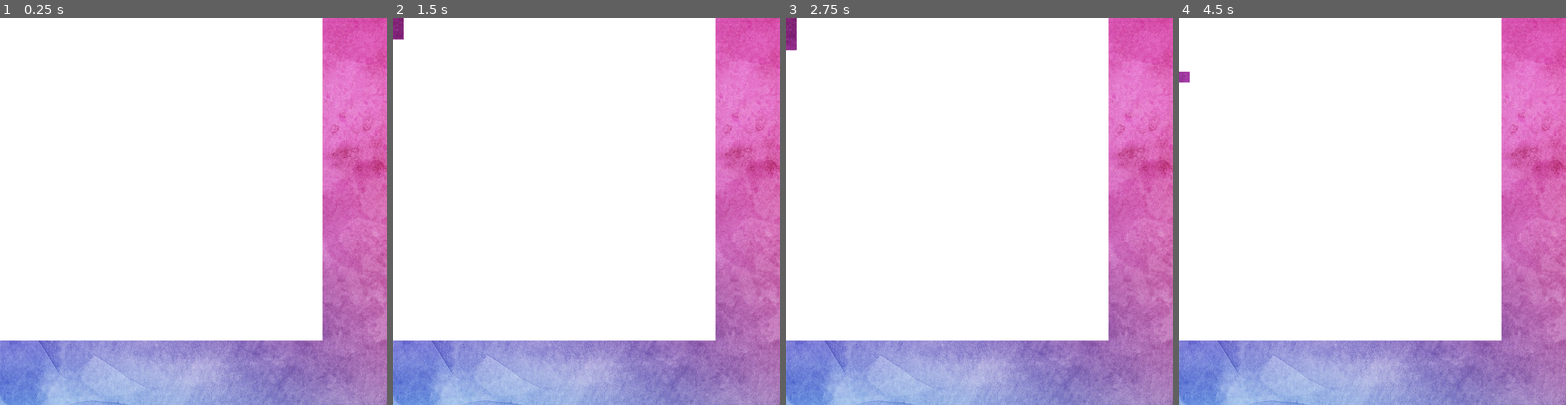
Above: before the commit, frames 1-4 (left to right).
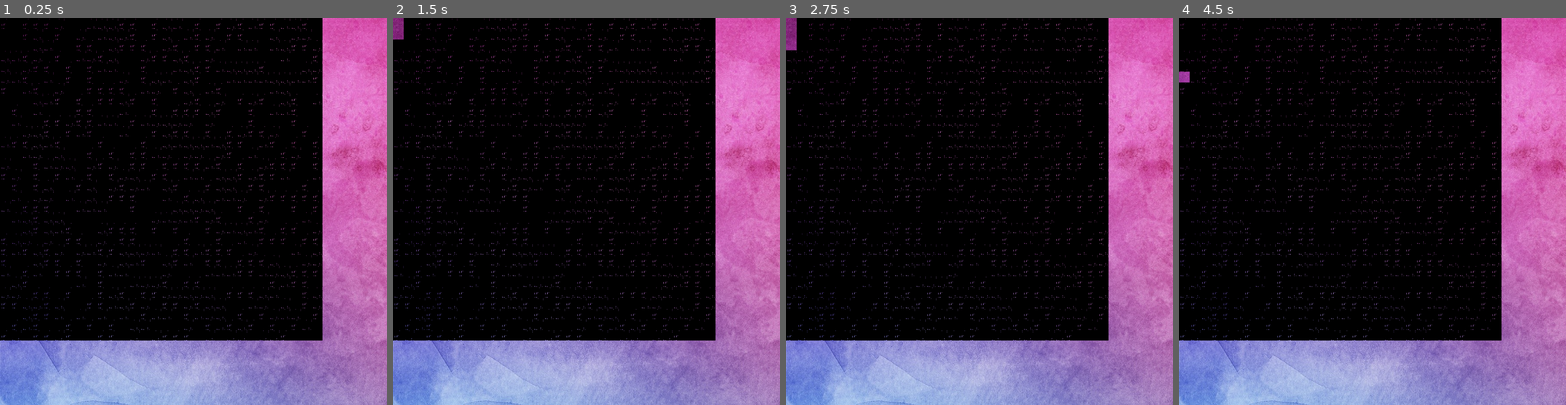
Above: after the commit, the same moments.

Repository: andymjchang/TXGJ_2022
Game: Godot game, scene res://Scenes/Main.tscn
The game is run twice, just before and just after one commit, with the same random seed, the same clock (stepped at 60 frames per second) and the same inputs.
Inputs (mouse positions are in pixels of both pictures, inside the frame that each line leads up to):
- Up to frame 1 (0.25 s): no input
- Up to frame 2 (1.5 s): tap Enter at 0.5 s; move the mouse to (396, 21) at 0.52 s; press the mouse at (396, 21) at 0.53 s; tap Space at 1.25 s; move the mouse to (396, 33) at 1.27 s; release the mouse at (396, 33) at 1.28 s; click (396, 33) at 1.35 s
- Up to frame 3 (2.75 s): tap Enter at 2 s; move the mouse to (789, 45) at 2.02 s; press the mouse at (789, 45) at 2.03 s
- Up to frame 4 (4.5 s): tap Space at 2.75 s; move the mouse to (1182, 56) at 2.77 s; release the mouse at (1182, 56) at 2.78 s; click (1182, 56) at 2.85 s; tap Enter at 3.5 s; move the mouse to (1182, 64) at 3.52 s; press the mouse at (1182, 64) at 3.53 s; tap Escape (ui_cancel) at 4.15 s; move the mouse to (1182, 76) at 4.27 s; release the mouse at (1182, 76) at 4.28 s; click (1182, 76) at 4.35 s

The runs differ from the first frame. In frame 1, 70% of the frame differs, in the area x 0-84%, y 0-84%; in frame 2, 69%; in frame 3, 69%; in frame 4, 69%.

Commit message:
bird animation

Diff:
--- a/Scenes/DetectionNode.tscn
+++ b/Scenes/DetectionNode.tscn
@@ -1,6 +1,7 @@
-[gd_scene load_steps=3 format=2]
+[gd_scene load_steps=4 format=2]
 
 [ext_resource path="res://Scripts/DetectionNode.gd" type="Script" id=1]
+[ext_resource path="res://Assets/block_sheet.png" type="Texture" id=2]
 
 [sub_resource type="RectangleShape2D" id=1]
 extents = Vector2( 12.5, 12.5 )
@@ -14,8 +15,10 @@
 [node name="CollisionShape2D" type="CollisionShape2D" parent="Area2D"]
 shape = SubResource( 1 )
 
-[node name="Polygon2D" type="Polygon2D" parent="."]
-polygon = PoolVector2Array( 0, 0, 0, 25, 25, 25, 25, 0 )
+[node name="Sprite" type="Sprite" parent="."]
+texture = ExtResource( 2 )
+centered = false
+hframes = 3
 
 [connection signal="input_event" from="Area2D" to="." method="_on_Area2D_input_event"]
 [connection signal="mouse_entered" from="Area2D" to="." method="_on_Area2D_mouse_entered"]
--- a/Scripts/DetectionNode.gd
+++ b/Scripts/DetectionNode.gd
@@ -3,6 +3,9 @@
 var pressed = false
 var active = true
 var correct = false
+
+func _ready():
+	$Sprite.frame = (randi() % 3)
 
 func _process(_delta):
 
@@ -13,14 +16,14 @@
 func _on_Area2D_mouse_entered():
 	if pressed:
 		active = false
-		$Polygon2D.visible = active
+		$Sprite.visible = active
 
 func reset_active():
 	active = true
-	$Polygon2D.visible = active
+	$Sprite.visible = active
 
-func _on_Area2D_input_event(viewport, event, shape_idx):
+func _on_Area2D_input_event(_viewport, event, _shape_idx):
 	if event is InputEventMouseButton:
 		if event.is_pressed():
 			active = false
-			$Polygon2D.visible = active
+			$Sprite.visible = active
Binary file added: Assets/bird_anim.aseprite
Binary file added: Assets/block.png
Not shown, added: Assets/block.png.import
Binary file added: Assets/block_sheet.png
Not shown, added: Assets/block_sheet.png.import
